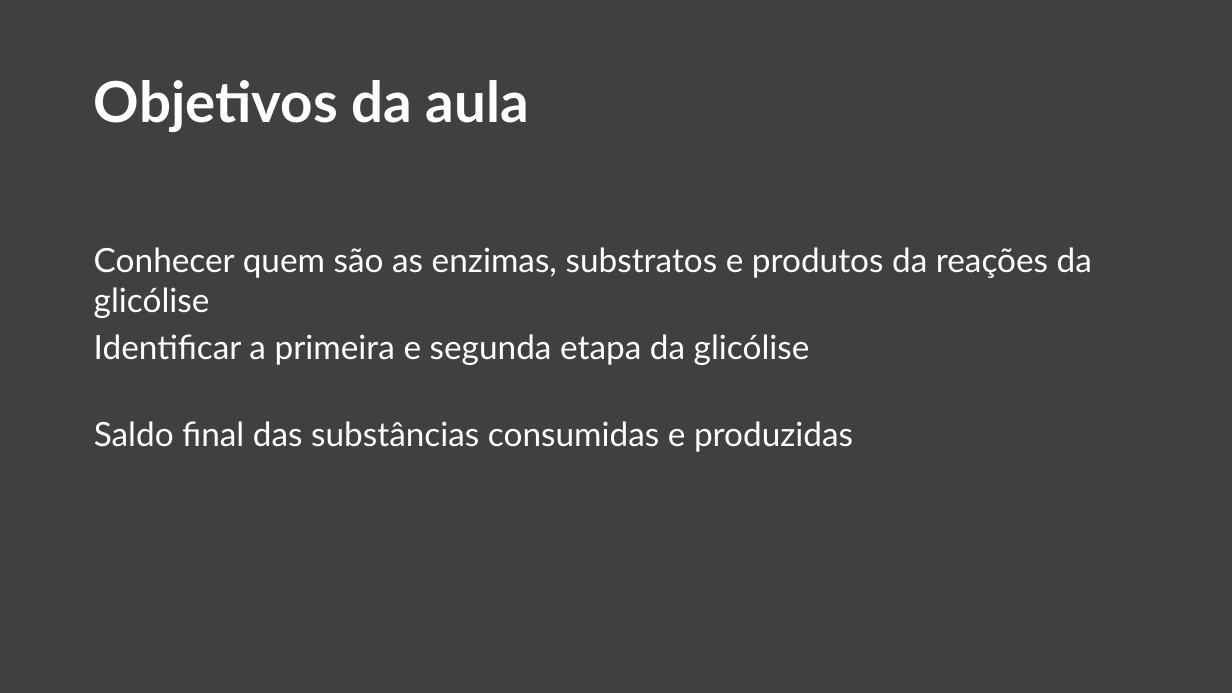
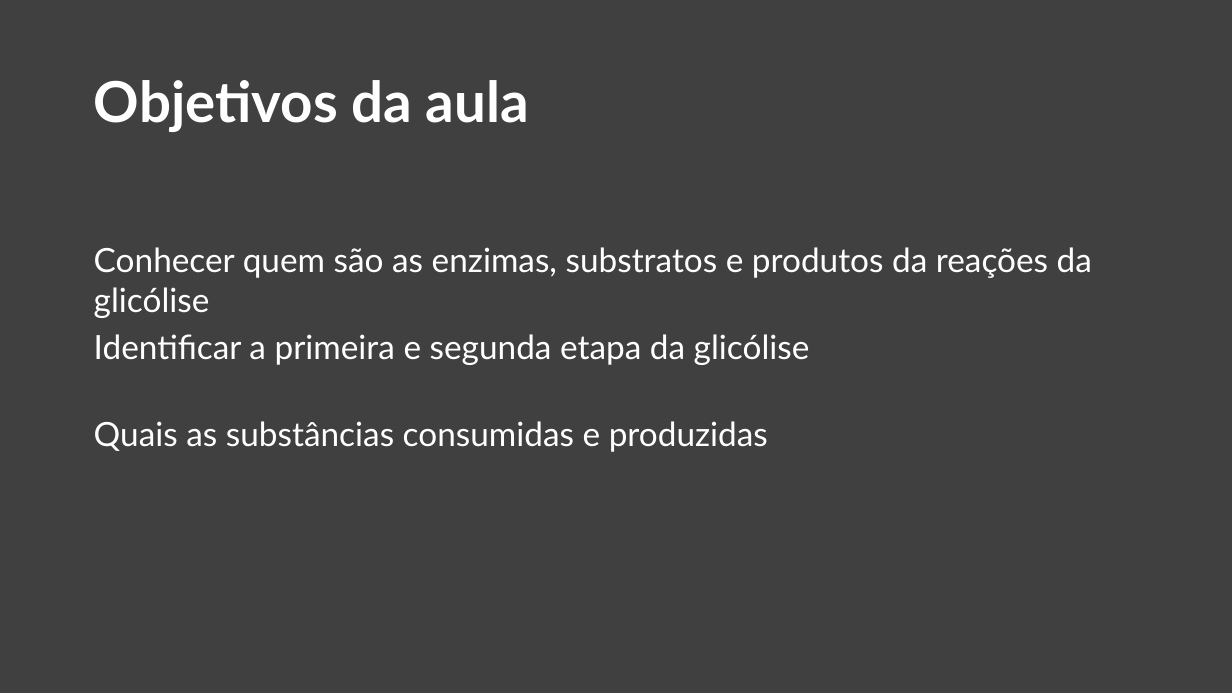
Before and after one commit to daniloasdotcom/Bioquimica-com-Danilo, a slide deck: slide 4 of assets/aulas/glicolise.pptx (slide 5 before the commit). Drawn at 1232x693 pixels with LibreOffice and Linux fonts; fonts in the diff are those of the drawing. Boxes give left, top, right and bottom in pixels: in the first picture for what was removed or moved away, otherwise in the second. Text is boxed around its words. In the diff, an @@ line names an element or a change of style, - is before the commit and + after.

```diff
--- a/assets/aulas/glicolise.pptx
+++ b/assets/aulas/glicolise.pptx
@@ text at (x1=94, y1=421, x2=768, y2=452): text changed @@
-Saldo final das substâncias consumidas e produzidas
+Quais as substâncias consumidas e produzidas
```
Also in this commit, not shown: 10 other slides changed, 4 slides added, 2 slides removed, 3 other files.
